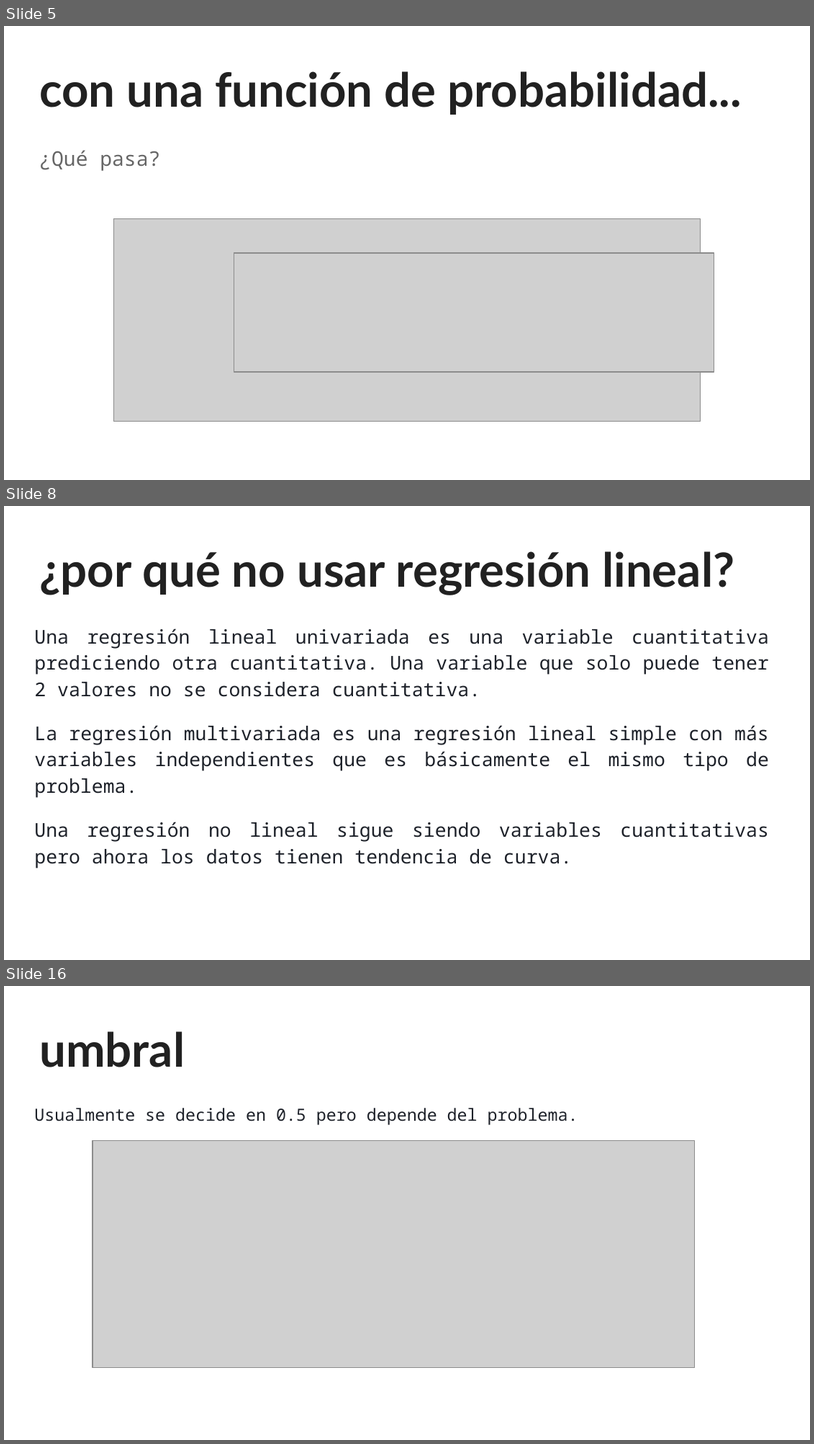
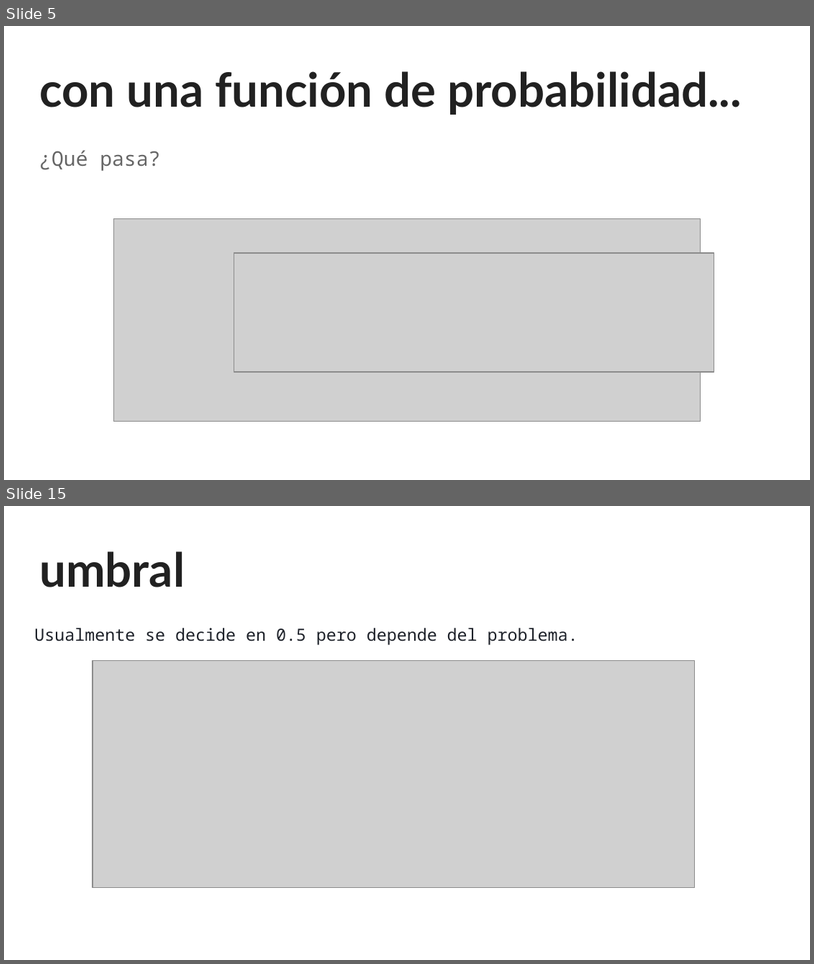
Before and after one commit to sainosmichelle/sainosmichelle.github.io, a slide deck: assets/files/Tema6/reg_log/6.2 Regresión Logística.pptx. Shown one above the other, each under a label of ours: slides 5, 8 and 16 before the commit, slides 5 and 15 after it; the slides between them are not shown. The pictures are 814x1444 and 814x964 pixels, drawn with LibreOffice and Linux fonts; fonts in the diff are those of the drawing; grey boxes stand for pictures. Boxes give left, top, right and bottom in pixels: in the first picture for what was removed or moved away, otherwise in the second. Text is boxed around its words. In the diff, an @@ line names an element or a change of style, - is before the commit and + after.

```diff
--- a/assets/files/Tema6/reg_log/6.2 Regresión Logística.pptx
+++ b/assets/files/Tema6/reg_log/6.2 Regresión Logística.pptx
@@ slide 8 removed at (x1=4, y1=506, x2=810, y2=960), background #FFFFFF @@
@@ title removed at (x1=39, y1=551, x2=735, y2=595) @@
-¿por qué no usar regresión lineal?
@@ text removed at (x1=34, y1=628, x2=769, y2=868) @@
-Una regresión lineal univariada es una variable cuantitativa prediciendo otra cuantitativa. Una variable que solo puede tener 2 valores no se considera cuantitativa.
-La regresión multivariada es una regresión lineal simple con más variables independientes que es básicamente el mismo tipo de problema.
-Una regresión no lineal sigue siendo variables cuantitativas pero ahora los datos tienen tendencia de curva.
@@ what was slide 16 is now slide 15 @@
```
Also in this commit, not shown: 10 slides changed, 1 slide added, 1 other slide removed, 5 other files.
